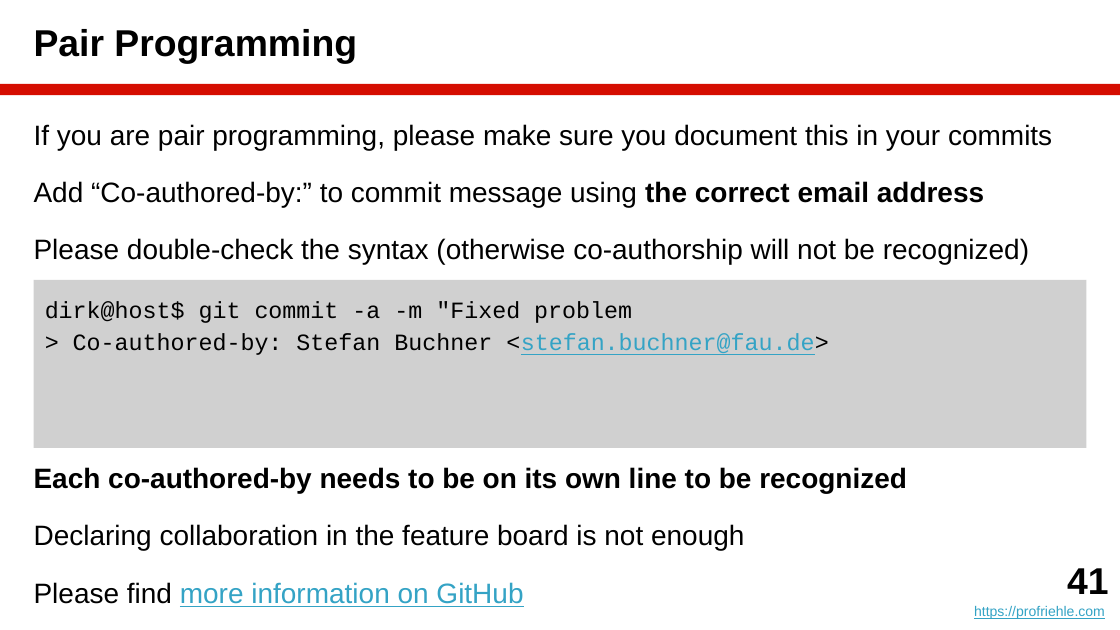
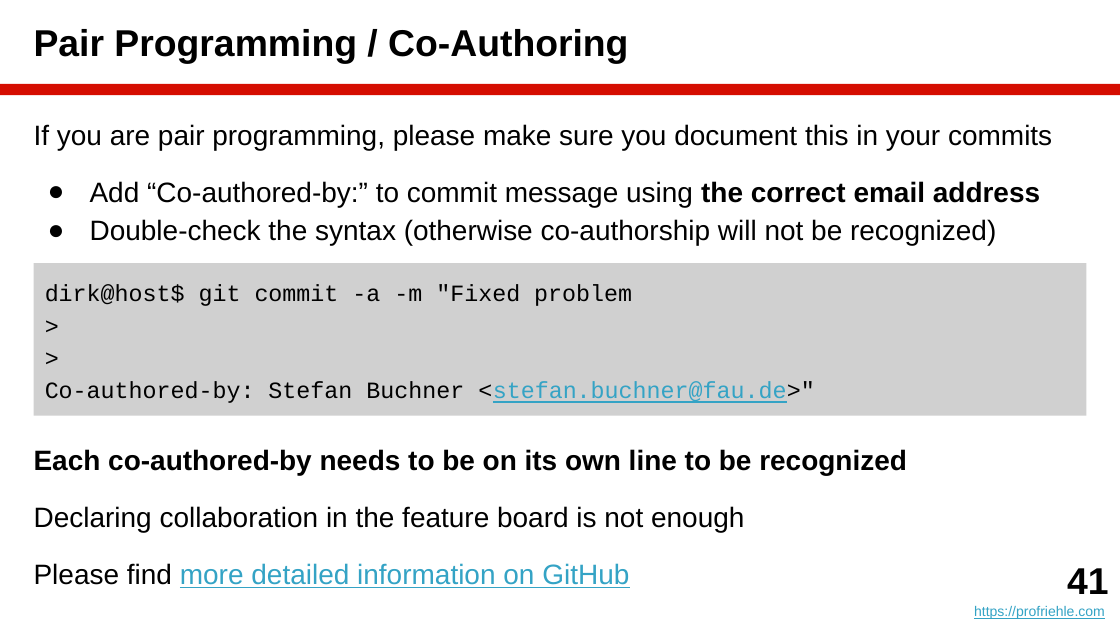
Before and after one commit to dirkriehle/amos-course, a slide deck: slide 41 of Lecture slides/AMOS B01 - Team and Tools.pptx. Drawn at 1120x630 pixels with LibreOffice and Linux fonts; fonts in the diff are those of the drawing. Boxes give left, top, right and bottom in pixels: in the first picture for what was removed or moved away, otherwise in the second. Text is boxed around its words. In the diff, an @@ line names an element or a change of style, - is before the commit and + after.

```diff
--- a/Lecture slides/AMOS B01 - Team and Tools.pptx
+++ b/Lecture slides/AMOS B01 - Team and Tools.pptx
@@ title at (x1=34, y1=29, x2=628, y2=64): text changed @@
-Pair Programming
+Pair Programming / Co-Authoring
@@ text at (x1=90, y1=181, x2=1040, y2=207): bullet none to ● @@
@@ text at (x1=90, y1=219, x2=996, y2=246): text changed @@
-Please double-check the syntax (otherwise co-authorship will not be recognized)
+● Double-check the syntax (otherwise co-authorship will not be recognized)
@@ rectangle "dirk@host$ git commit -a -m ..." resized from (x1=34, y1=280, x2=1086, y2=448) to (x1=34, y1=263, x2=1086, y2=416) @@
@@ text in rectangle at (x1=45, y1=381, x2=815, y2=403): text changed @@
-> Co-authored-by: Stefan Buchner <stefan.buchner@fau.de>
+>
+>
+Co-authored-by: Stefan Buchner <stefan.buchner@fau.de>"
@@ text at (x1=34, y1=563, x2=629, y2=588): text changed @@
-Please find more information on GitHub
+Please find more detailed information on GitHub
```
Also in this commit, not shown: 4 other slides changed, 1 slide added, 15 other files.
